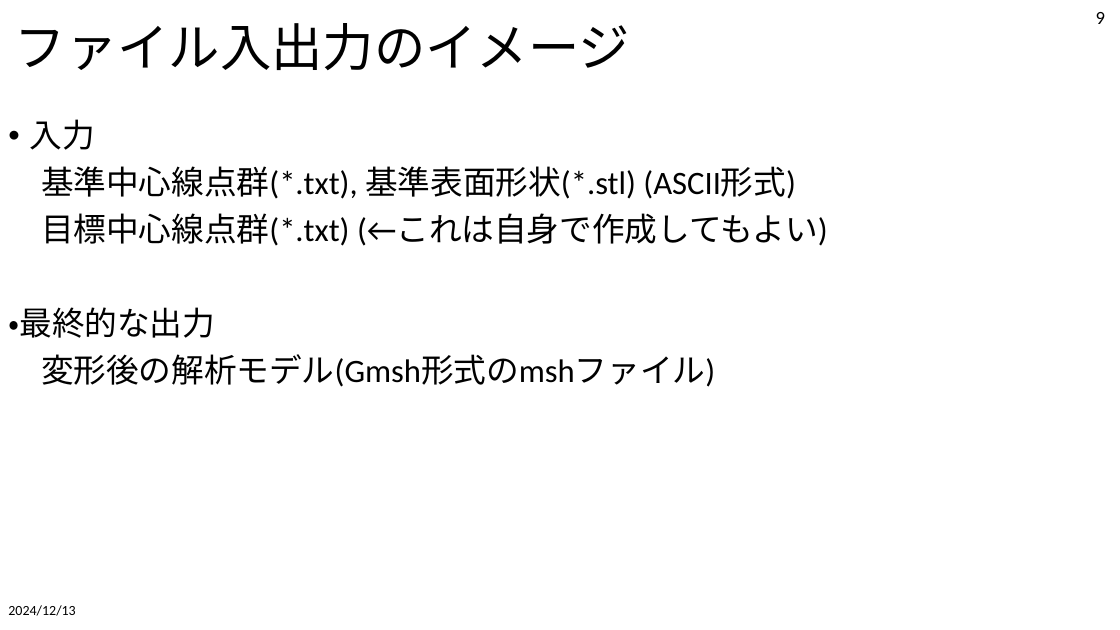
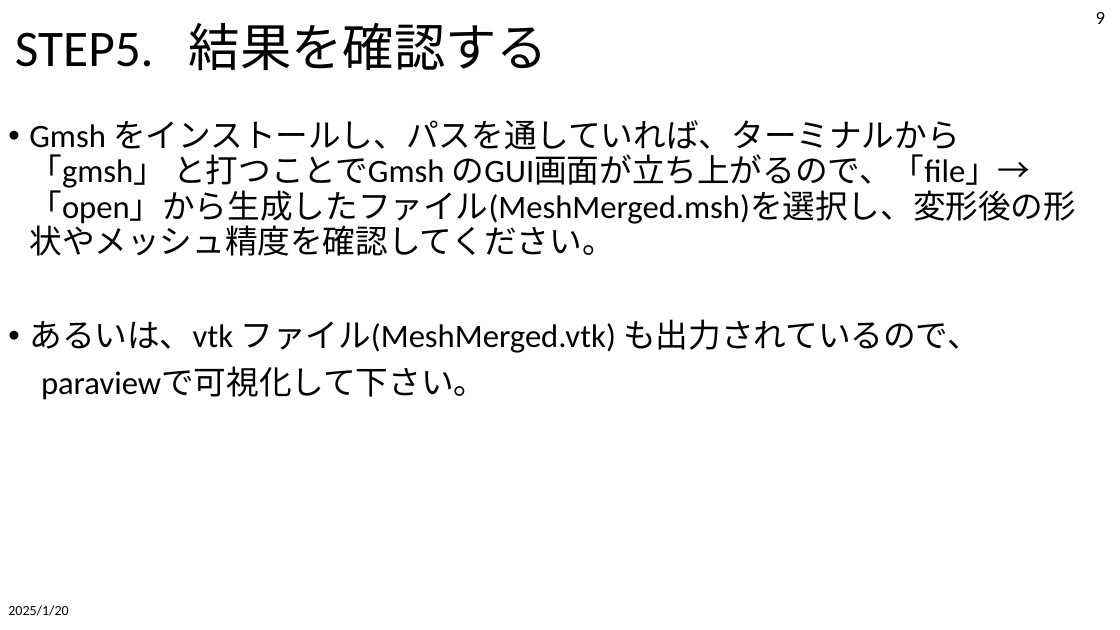
Before and after one commit to tailup7/VMD, a slide deck: slide 9 of SetupAndUsage.pptx. Drawn at 1120x630 pixels with LibreOffice and Linux fonts; fonts in the diff are those of the drawing. Boxes give left, top, right and bottom in pixels: in the first picture for what was removed or moved away, otherwise in the second. Text is boxed around its words. In the diff, an @@ line names an element or a change of style, - is before the commit and + after.

```diff
--- a/SetupAndUsage.pptx
+++ b/SetupAndUsage.pptx
@@ title at bbox=[15, 23, 548, 71]: text changed @@
-ファイル入出力のイメージ
+STEP5. 結果を確認する
@@ text at bbox=[29, 120, 1076, 400]: text changed @@
-• 入力
-基準中心線点群(*.txt), 基準表面形状(*.stl) (ASCII形式)
-目標中心線点群(*.txt) (←これは自身で作成してもよい)
-・最終的な出力
-変形後の解析モデル(Gmsh形式のmshファイル)
+• Gmsh をインストールし、パスを通していれば、ターミナルから 「gmsh」 と打つことでGmsh のGUI画面が立ち上がるので、「file」→「open」から生成したファイル(MeshMerged.msh)を選択し、変形後の形状やメッシュ精度を確認してください。
+• あるいは、vtk ファイル(MeshMerged.vtk) も出力されているので、
+paraviewで可視化して下さい。
@@ text at bbox=[8, 605, 68, 616]: text changed @@
-2024/12/13
+2025/1/20
```
Also in this commit, not shown: 9 other slides changed, 43 other files.
